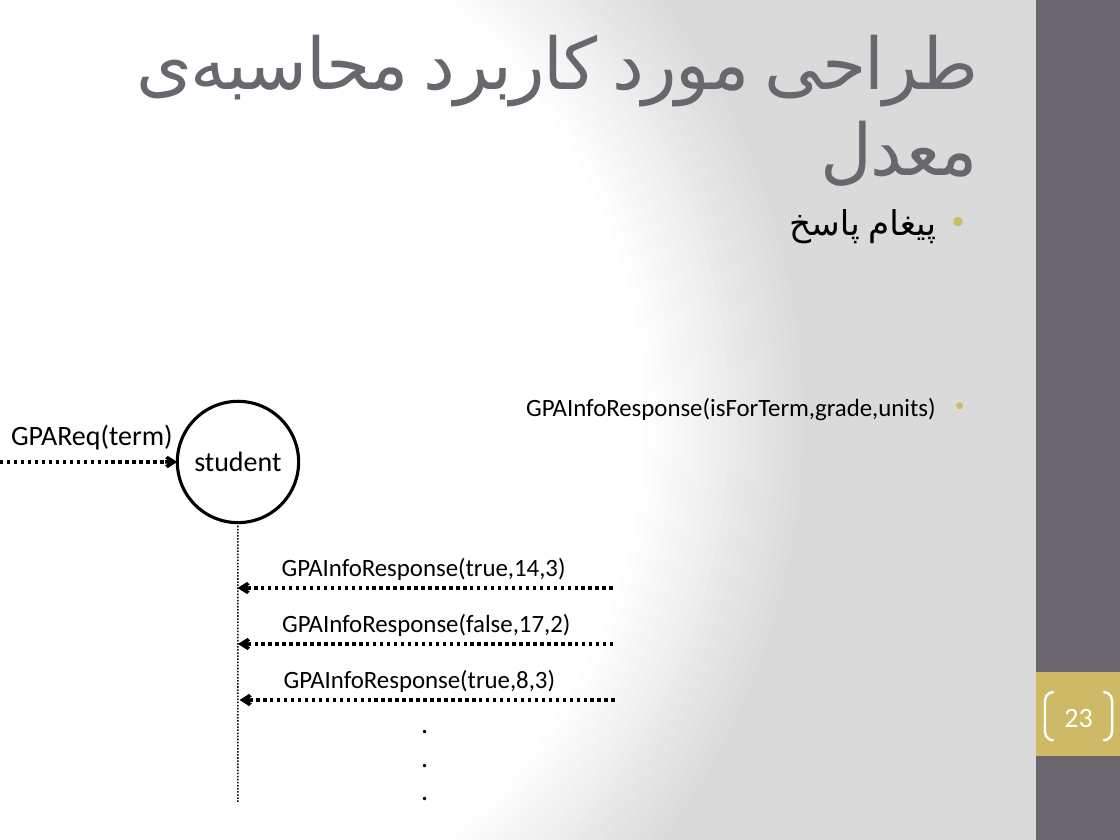
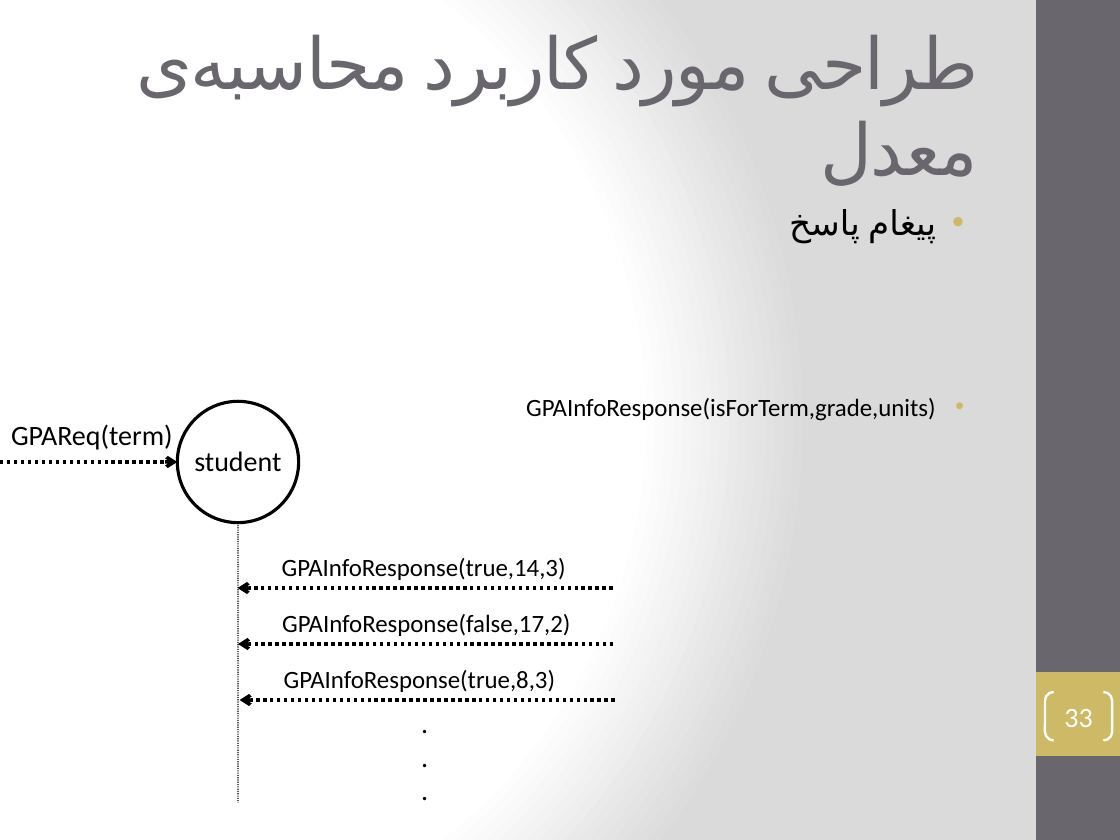
Before and after one commit to vidvid/Presentation, a slide deck: slide 33 of Thesis-Zoghi.pptx (slide 23 before the commit). Drawn at 1120x840 pixels with LibreOffice and Linux fonts; fonts in the diff are those of the drawing. Boxes give left, top, right and bottom in pixels: in the first picture for what was removed or moved away, otherwise in the second. Text is boxed around its words. In the diff, an @@ line names an element or a change of style, - is before the commit and + after.

```diff
--- a/Thesis-Zoghi.pptx
+++ b/Thesis-Zoghi.pptx
@@ line (237, 523) - (237, 803): stroke #000000 1 pt dashed to #000000 0.75 pt dashed @@
@@ page number at (1064, 709, 1092, 727): text changed @@
-23
+33
```
Also in this commit, not shown: 4 other slides changed, 31 slides added, 1 slide removed, 17 other files.
